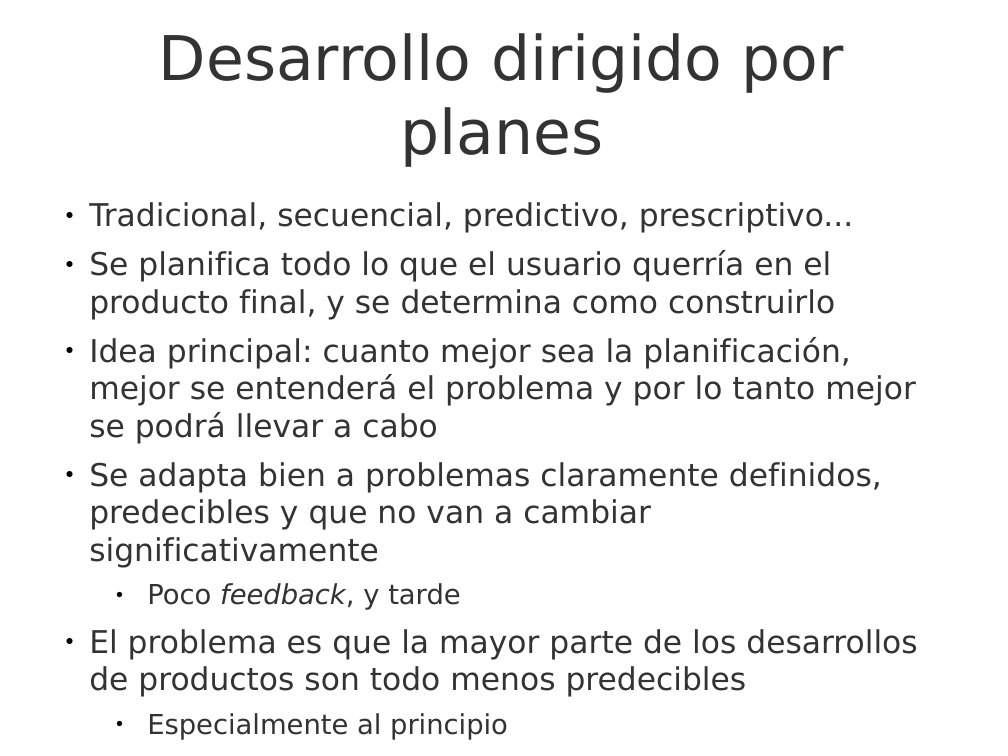
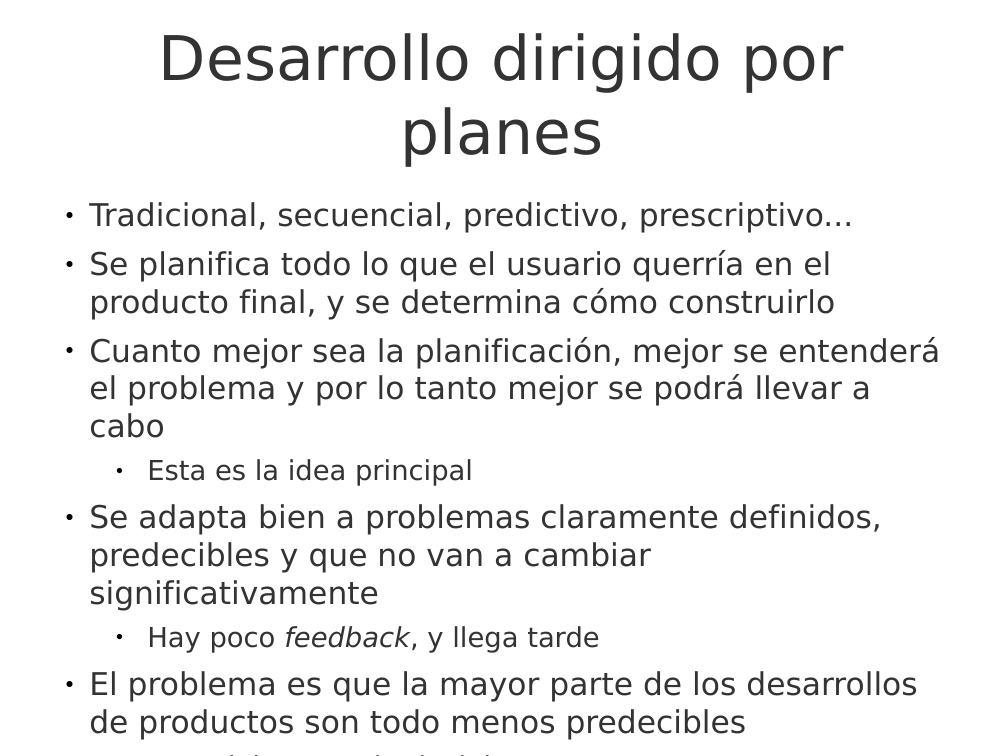
Before and after one commit to UNIZAR-30248-GeProSoft/scrum-slides, a slide deck: slide 4 of 7i_GPS-S02-Scrum-PrincipiosÁgiles.odp. Drawn at 1008x756 pixels with LibreOffice and Linux fonts; fonts in the diff are those of the drawing; background and template pictures are left out. Boxes give left, top, right and bottom in pixels: in the first picture for what was removed or moved away, otherwise in the second. Text is boxed around its words. In the diff, an @@ line names an element or a change of style, - is before the commit and + after.

Commit message:
Mejoras a la estructura de algunas slides de principos ágiles

```diff
--- a/7i_GPS-S02-Scrum-PrincipiosÁgiles.odp
+++ b/7i_GPS-S02-Scrum-PrincipiosÁgiles.odp
@@ text at (89,250,940,486): text changed @@
-● Se planifica todo lo que el usuario querría en el producto final, y se determina como construirlo
-● Idea principal: cuanto mejor sea la planificación, mejor se entenderá el problema y por lo tanto mejor se podrá llevar a cabo
+● Se planifica todo lo que el usuario querría en el producto final, y se determina cómo construirlo
+● Cuanto mejor sea la planificación, mejor se entenderá el problema y por lo tanto mejor se podrá llevar a cabo
+  ● Esta es la idea principal
@@ text at (147,626,599,653): text changed @@
-  ● Poco feedback, y tarde
+  ● Hay poco feedback, y llega tarde
@@ text at (81,717,615,732): text changed @@
-Salvo que se indique lo contrario, este trabajo es © 2015 Rubén Béjar http://www.rubenbejar.com
+Salvo que se indique lo contrario, este trabajo es © 2017 Rubén Béjar http://www.rubenbejar.com
```
Also in this commit, not shown: 51 other slides changed, 2 slides added, 1 other file.
